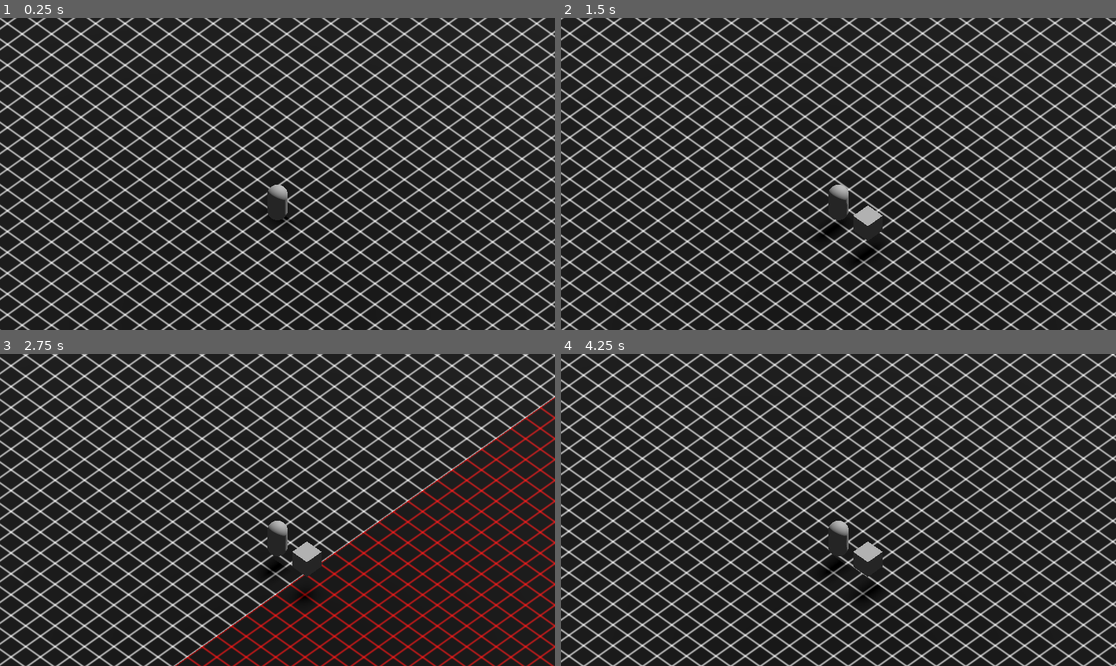
Above: before the commit, frames 1-4 (two rows, left to right).
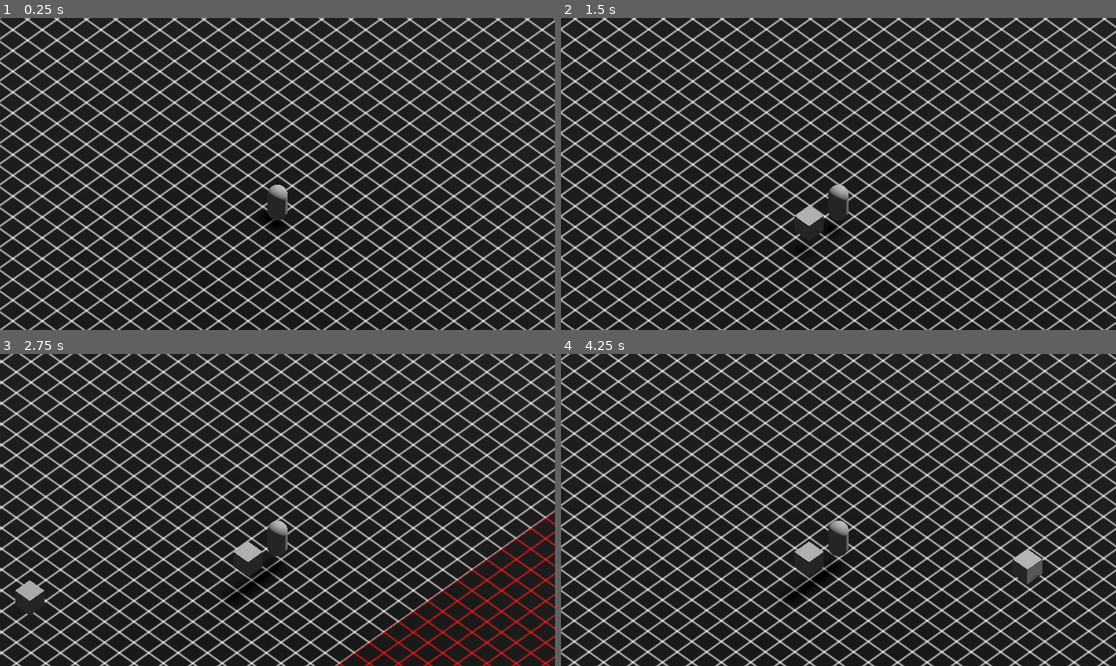
Above: after the commit, the same moments.

Repository: Sprotex/ludum-dare-53
Game: Godot game, scene res://blocks/main_level.tscn
The game is run twice, just before and just after one commit, with the same random seed, the same clock (stepped at 60 frames per second) and the same inputs. Before the commit the project starts from res://main_level.tscn.
Inputs:
- Up to frame 1 (0.25 s): no input
- Up to frame 2 (1.5 s): tap Enter at 0.5 s; hold D (move_right) 0.53-1.28 s; tap E (box_action, bound only after the commit) at 0.6 s; tap Space (box_action, bound only before the commit) at 0.8, 1.35 s; hold S (move_down) from 1.28 s (still down)
- Up to frame 3 (2.75 s): tap E (box_action, bound only after the commit) at 1.55, 2.1 s; release S (move_down) at 2.03 s; hold D (move_right) from 2.03 s (still down); tap Space (box_action, bound only before the commit) at 2.3 s
- Up to frame 4 (4.25 s): release D (move_right) at 2.78 s; hold W (move_up) 2.78-3.53 s; tap Space (box_action, bound only before the commit) at 2.85, 3.8 s; tap E (box_action, bound only after the commit) at 3.05, 3.6 s; hold A (move_left) from 3.53 s (still down)

The runs differ from the first frame. In frame 1, 45% of the frame differs, in the area x 0-100%, y 0-100%; in frame 2, 45%; in frame 3, 46%; in frame 4, 46%.

Commit message:
add box throwing mechanic
refactor project structure
fix using box action immediately
add level references with autoload
add secondary movement input
move box action input to E

Diff:
--- /dev/null
+++ b/blocks/autoload/level_reference.gd
@@ -0,0 +1,3 @@
+extends Node
+
+var level: Node3D
--- a/box/Box.gd
+++ b/blocks/box/Box.gd
@@ -9,5 +9,7 @@
 
 
 func _on_sleeping_state_changed():
+	if not sleeping:
+		return
 	freeze = true
 	was_refrozen_since_instantiation = true
--- a/box/box.tscn
+++ b/blocks/box/box.tscn
@@ -1,6 +1,6 @@
-[gd_scene load_steps=4 format=3 uid="uid://sbw2jbjnjm87"]
+[gd_scene load_steps=4 format=3 uid="uid://kjih6718j3jp"]
 
-[ext_resource type="Script" path="res://box/Box.gd" id="1_rodnd"]
+[ext_resource type="Script" path="res://blocks/box/Box.gd" id="1_cpfrd"]
 
 [sub_resource type="BoxMesh" id="BoxMesh_relkl"]
 
@@ -10,7 +10,7 @@
 transform = Transform3D(1, 0, 0, 0, 1, 0, 0, 0, 1, 0, 0.5, 0)
 freeze = true
 freeze_mode = 1
-script = ExtResource("1_rodnd")
+script = ExtResource("1_cpfrd")
 
 [node name="MeshInstance3D" type="MeshInstance3D" parent="."]
 mesh = SubResource("BoxMesh_relkl")
--- /dev/null
+++ b/blocks/level.gd
@@ -0,0 +1,7 @@
+extends Node3D
+
+@export var player: CharacterBody3D
+@export var boxes: Node3D
+
+func _on_tree_entered():
+	LevelReference.level = self
--- a/main_level.tscn
+++ b/blocks/main_level.tscn
@@ -1,30 +1,38 @@
-[gd_scene load_steps=8 format=3 uid="uid://dcuaocntacvwm"]
+[gd_scene load_steps=9 format=3 uid="uid://dcuaocntacvwm"]
 
-[ext_resource type="Environment" uid="uid://dhvcx7ga4gqn1" path="res://environment/default_environment.tres" id="1_a50hs"]
-[ext_resource type="Material" uid="uid://dxmemggpbjdcl" path="res://environment/unwalkable_grid_material.tres" id="1_as64c"]
-[ext_resource type="Material" uid="uid://ma3cfl75n5he" path="res://environment/grid_material.tres" id="1_u24ok"]
-[ext_resource type="QuadMesh" uid="uid://cferbnk24wm7h" path="res://environment/mesh/100x100_plane.tres" id="2_v3c7u"]
-[ext_resource type="PackedScene" uid="uid://dl4aal8trjgcm" path="res://player/player.tscn" id="3_re8lj"]
-[ext_resource type="QuadMesh" uid="uid://c4m2ij4h8oyln" path="res://environment/mesh/60x60_plane.tres" id="4_4h80b"]
+[ext_resource type="Script" path="res://blocks/level.gd" id="1_f3xqy"]
+[ext_resource type="Material" uid="uid://v3t4seacm44a" path="res://environment/unwalkable_grid_material.tres" id="2_blm38"]
+[ext_resource type="QuadMesh" uid="uid://cferbnk24wm7h" path="res://environment/mesh/100x100_plane.tres" id="3_0qwn0"]
+[ext_resource type="Material" uid="uid://ky8njfao1uyu" path="res://environment/grid_material.tres" id="4_ysmbp"]
+[ext_resource type="QuadMesh" uid="uid://c4m2ij4h8oyln" path="res://environment/mesh/60x60_plane.tres" id="5_o7bnq"]
+[ext_resource type="Environment" uid="uid://dhvcx7ga4gqn1" path="res://environment/default_environment.tres" id="6_fidnt"]
+[ext_resource type="PackedScene" uid="uid://p75r86l51kxp" path="res://blocks/player/player.tscn" id="7_vq8vl"]
 
 [sub_resource type="WorldBoundaryShape3D" id="WorldBoundaryShape3D_xpx8o"]
 
-[node name="MainLevel" type="Node3D"]
+[node name="MainLevel" type="Node3D" node_paths=PackedStringArray("player", "boxes")]
+script = ExtResource("1_f3xqy")
+player = NodePath("Player")
+boxes = NodePath("Boxes")
 
 [node name="Static" type="Node3D" parent="."]
+
+[node name="DirectionalLight3D" type="DirectionalLight3D" parent="Static"]
+transform = Transform3D(1, 0, 0, 0, -0.586924, 0.809642, 0, -0.809642, -0.586924, 15.4268, 4, -9.73874)
+shadow_enabled = true
 
 [node name="Floor" type="StaticBody3D" parent="Static"]
 
 [node name="OtherMeshInstance3D" type="MeshInstance3D" parent="Static/Floor"]
 transform = Transform3D(1, 0, 0, 0, -4.37114e-08, 1, 0, -1, -4.37114e-08, 0, -0.01, 0)
-material_override = ExtResource("1_as64c")
-mesh = ExtResource("2_v3c7u")
+material_override = ExtResource("2_blm38")
+mesh = ExtResource("3_0qwn0")
 skeleton = NodePath("")
 
 [node name="WalkablePlayerMeshInstance3D" type="MeshInstance3D" parent="Static/Floor"]
 transform = Transform3D(1, 0, 0, 0, -4.37114e-08, 1, 0, -1, -4.37114e-08, 0, 0, 0)
-material_override = ExtResource("1_u24ok")
-mesh = ExtResource("4_4h80b")
+material_override = ExtResource("4_ysmbp")
+mesh = ExtResource("5_o7bnq")
 skeleton = NodePath("")
 
 [node name="CollisionShape3D" type="CollisionShape3D" parent="Static/Floor"]
@@ -54,12 +62,11 @@
 [node name="CollisionShape3D" type="CollisionShape3D" parent="Static/Barrier4"]
 shape = SubResource("WorldBoundaryShape3D_xpx8o")
 
-[node name="WorldEnvironment" type="WorldEnvironment" parent="."]
-environment = ExtResource("1_a50hs")
+[node name="WorldEnvironment" type="WorldEnvironment" parent="Static"]
+environment = ExtResource("6_fidnt")
 
-[node name="DirectionalLight3D" type="DirectionalLight3D" parent="."]
-transform = Transform3D(1, 0, 0, 0, -0.586924, 0.809642, 0, -0.809642, -0.586924, 15.4268, 4, -9.73874)
-shadow_enabled = true
+[node name="Boxes" type="Node3D" parent="."]
 
-[node name="Player" parent="." instance=ExtResource("3_re8lj")]
-transform = Transform3D(1, 0, 0, 0, 1, 0, 0, 0, 1, 5.48514, 1, 14.1178)
+[node name="Player" parent="." instance=ExtResource("7_vq8vl")]
+
+[connection signal="tree_entered" from="." to="." method="_on_tree_entered"]
--- a/player/BoxCreator.gd
+++ b/blocks/player/BoxCreator.gd
@@ -15,4 +15,4 @@
 		return
 	if box_weilder.has_box():
 		return
-	create()
+	create.call_deferred()
--- /dev/null
+++ b/blocks/player/BoxThrower.gd
@@ -0,0 +1,18 @@
+extends Node
+
+@export var box_weilder: BoxWeilder
+
+func throw_box() -> void:
+	var box = box_weilder.get_and_reset_box()
+	box.freeze = false
+	var box_global_position = box.global_position
+	box.get_parent().remove_child(box)
+	LevelReference.level.boxes.add_child(box)
+	box.global_position = box_global_position
+
+func _process(delta: float) -> void:
+	if not Input.is_action_just_pressed("box_action"):
+		return
+	if not box_weilder.has_box():
+		return
+	throw_box.call_deferred()
--- /dev/null
+++ b/blocks/player/BoxWeilder.gd
@@ -0,0 +1,22 @@
+extends Node3D
+
+class_name BoxWeilder
+
+var current_box: Box = null
+
+
+func has_box() -> bool:
+	return current_box != null
+
+
+func get_and_reset_box() -> Box:
+	var box = current_box
+	current_box = null
+	return box
+
+
+func set_box(box: Box) -> void:
+	if box.get_parent() == null:
+		box.position = position
+		add_child(box)
+	current_box = box
--- a/player/player.tscn
+++ b/blocks/player/player.tscn
@@ -1,10 +1,11 @@
-[gd_scene load_steps=8 format=3 uid="uid://dl4aal8trjgcm"]
+[gd_scene load_steps=9 format=3 uid="uid://p75r86l51kxp"]
 
-[ext_resource type="Script" path="res://player/walking.gd" id="1_6l78a"]
-[ext_resource type="Script" path="res://player/BoxWeilder.gd" id="2_yu8vk"]
-[ext_resource type="Script" path="res://player/BoxSceneHolder.gd" id="3_j6j62"]
-[ext_resource type="PackedScene" uid="uid://ctdrkok21fmk8" path="res://box/box.tscn" id="4_2dn4k"]
-[ext_resource type="Script" path="res://player/BoxCreator.gd" id="4_kgkdh"]
+[ext_resource type="Script" path="res://blocks/player/walking.gd" id="1_rb7po"]
+[ext_resource type="Script" path="res://blocks/player/BoxWeilder.gd" id="2_nvbw7"]
+[ext_resource type="Script" path="res://blocks/player/BoxSceneHolder.gd" id="3_rn3dv"]
+[ext_resource type="PackedScene" uid="uid://kjih6718j3jp" path="res://blocks/box/box.tscn" id="4_dpmvk"]
+[ext_resource type="Script" path="res://blocks/player/BoxCreator.gd" id="5_dmfag"]
+[ext_resource type="Script" path="res://blocks/player/BoxThrower.gd" id="6_gnxec"]
 
 [sub_resource type="CapsuleShape3D" id="CapsuleShape3D_6vbtk"]
 
@@ -28,7 +29,7 @@
 skeleton = NodePath("../..")
 
 [node name="Walking" type="Node" parent="." node_paths=PackedStringArray("body", "camera")]
-script = ExtResource("1_6l78a")
+script = ExtResource("1_rb7po")
 body = NodePath("..")
 camera = NodePath("../Camera3D")
 speed = 15.0
@@ -36,16 +37,18 @@
 [node name="BoxLogic" type="Node3D" parent="."]
 
 [node name="BoxWeilder" type="Node3D" parent="BoxLogic"]
-transform = Transform3D(1, 0, 0, 0, 1, 0, 0, 0, 1, 1, 0, 0)
-script = ExtResource("2_yu8vk")
+transform = Transform3D(1, 0, 0, 0, 1, 0, 0, 0, 1, 0, 0, 1)
+script = ExtResource("2_nvbw7")
 
 [node name="BoxSceneHolder" type="Node" parent="BoxLogic"]
-script = ExtResource("3_j6j62")
-box_scene = ExtResource("4_2dn4k")
+script = ExtResource("3_rn3dv")
+box_scene = ExtResource("4_dpmvk")
 
 [node name="BoxCreator" type="Node" parent="BoxLogic" node_paths=PackedStringArray("box_weilder", "box_scene_holder")]
-script = ExtResource("4_kgkdh")
+script = ExtResource("5_dmfag")
 box_weilder = NodePath("../BoxWeilder")
 box_scene_holder = NodePath("../BoxSceneHolder")
 
-[node name="BoxThrower" type="Node" parent="BoxLogic"]
+[node name="BoxThrower" type="Node" parent="BoxLogic" node_paths=PackedStringArray("box_weilder")]
+script = ExtResource("6_gnxec")
+box_weilder = NodePath("../BoxWeilder")
--- a/environment/grid_material.tres
+++ b/environment/grid_material.tres
@@ -1,6 +1,6 @@
-[gd_resource type="StandardMaterial3D" load_steps=2 format=3 uid="uid://ma3cfl75n5he"]
+[gd_resource type="StandardMaterial3D" load_steps=2 format=3 uid="uid://ky8njfao1uyu"]
 
-[ext_resource type="Texture2D" uid="uid://buwh3gdu7wknm" path="res://square.png" id="1_4rdis"]
+[ext_resource type="Texture2D" uid="uid://buwh3gdu7wknm" path="res://assets/square.png" id="1_4rdis"]
 
 [resource]
 albedo_texture = ExtResource("1_4rdis")
--- a/environment/unwalkable_grid_material.tres
+++ b/environment/unwalkable_grid_material.tres
@@ -1,6 +1,6 @@
-[gd_resource type="StandardMaterial3D" load_steps=2 format=3 uid="uid://dxmemggpbjdcl"]
+[gd_resource type="StandardMaterial3D" load_steps=2 format=3 uid="uid://v3t4seacm44a"]
 
-[ext_resource type="Texture2D" uid="uid://buwh3gdu7wknm" path="res://square.png" id="1_fg77t"]
+[ext_resource type="Texture2D" uid="uid://buwh3gdu7wknm" path="res://assets/square.png" id="1_fg77t"]
 
 [resource]
 albedo_color = Color(1, 0, 0, 1)
--- a/player/BoxWeilder.gd
+++ /dev/null
@@ -1,16 +0,0 @@
-extends Node3D
-
-class_name BoxWeilder
-
-var current_box = null
-
-
-func has_box() -> bool:
-	return current_box != null
-
-
-func set_box(box: Node3D) -> void:
-	current_box = box
-	if box.get_parent() == null:
-		box.position = position
-		add_child(box)
--- a/project.godot
+++ b/project.godot
@@ -11,9 +11,13 @@
 [application]
 
 config/name="Ludum dare 53"
-run/main_scene="res://main_level.tscn"
+run/main_scene="res://blocks/main_level.tscn"
 config/features=PackedStringArray("4.0", "Forward Plus")
-config/icon="res://icon.svg"
+config/icon="res://assets/icon.svg"
+
+[autoload]
+
+LevelReference="*res://blocks/autoload/level_reference.gd"
 
 [input]
 
@@ -21,24 +25,28 @@
 "deadzone": 0.5,
 "events": [Object(InputEventKey,"resource_local_to_scene":false,"resource_name":"","device":0,"window_id":0,"alt_pressed":false,"shift_pressed":false,"ctrl_pressed":false,"meta_pressed":false,"pressed":false,"keycode":0,"physical_keycode":87,"key_label":0,"unicode":0,"echo":false,"script":null)
 , Object(InputEventJoypadMotion,"resource_local_to_scene":false,"resource_name":"","device":-1,"axis":1,"axis_value":-1.0,"script":null)
+, Object(InputEventKey,"resource_local_to_scene":false,"resource_name":"","device":-1,"window_id":0,"alt_pressed":false,"shift_pressed":false,"ctrl_pressed":false,"meta_pressed":false,"pressed":false,"keycode":0,"physical_keycode":4194320,"key_label":0,"unicode":0,"echo":false,"script":null)
 ]
 }
 move_down={
 "deadzone": 0.5,
 "events": [Object(InputEventKey,"resource_local_to_scene":false,"resource_name":"","device":-1,"window_id":0,"alt_pressed":false,"shift_pressed":false,"ctrl_pressed":false,"meta_pressed":false,"pressed":false,"keycode":0,"physical_keycode":83,"key_label":0,"unicode":115,"echo":false,"script":null)
 , Object(InputEventJoypadMotion,"resource_local_to_scene":false,"resource_name":"","device":-1,"axis":1,"axis_value":1.0,"script":null)
+, Object(InputEventKey,"resource_local_to_scene":false,"resource_name":"","device":-1,"window_id":0,"alt_pressed":false,"shift_pressed":false,"ctrl_pressed":false,"meta_pressed":false,"pressed":false,"keycode":0,"physical_keycode":4194322,"key_label":0,"unicode":0,"echo":false,"script":null)
 ]
 }
 move_left={
 "deadzone": 0.5,
 "events": [Object(InputEventKey,"resource_local_to_scene":false,"resource_name":"","device":-1,"window_id":0,"alt_pressed":false,"shift_pressed":false,"ctrl_pressed":false,"meta_pressed":false,"pressed":false,"keycode":0,"physical_keycode":65,"key_label":0,"unicode":97,"echo":false,"script":null)
 , Object(InputEventJoypadMotion,"resource_local_to_scene":false,"resource_name":"","device":-1,"axis":0,"axis_value":-1.0,"script":null)
+, Object(InputEventKey,"resource_local_to_scene":false,"resource_name":"","device":-1,"window_id":0,"alt_pressed":false,"shift_pressed":false,"ctrl_pressed":false,"meta_pressed":false,"pressed":false,"keycode":0,"physical_keycode":4194319,"key_label":0,"unicode":0,"echo":false,"script":null)
 ]
 }
 move_right={
 "deadzone": 0.5,
 "events": [Object(InputEventKey,"resource_local_to_scene":false,"resource_name":"","device":-1,"window_id":0,"alt_pressed":false,"shift_pressed":false,"ctrl_pressed":false,"meta_pressed":false,"pressed":false,"keycode":0,"physical_keycode":68,"key_label":0,"unicode":100,"echo":false,"script":null)
 , Object(InputEventJoypadMotion,"resource_local_to_scene":false,"resource_name":"","device":-1,"axis":0,"axis_value":1.0,"script":null)
+, Object(InputEventKey,"resource_local_to_scene":false,"resource_name":"","device":-1,"window_id":0,"alt_pressed":false,"shift_pressed":false,"ctrl_pressed":false,"meta_pressed":false,"pressed":false,"keycode":0,"physical_keycode":4194321,"key_label":0,"unicode":0,"echo":false,"script":null)
 ]
 }
 jump={
@@ -49,7 +57,7 @@
 }
 box_action={
 "deadzone": 0.5,
-"events": [Object(InputEventKey,"resource_local_to_scene":false,"resource_name":"","device":-1,"window_id":0,"alt_pressed":false,"shift_pressed":false,"ctrl_pressed":false,"meta_pressed":false,"pressed":false,"keycode":0,"physical_keycode":32,"key_label":0,"unicode":32,"echo":false,"script":null)
+"events": [Object(InputEventKey,"resource_local_to_scene":false,"resource_name":"","device":-1,"window_id":0,"alt_pressed":false,"shift_pressed":false,"ctrl_pressed":false,"meta_pressed":false,"pressed":false,"keycode":0,"physical_keycode":69,"key_label":0,"unicode":101,"echo":false,"script":null)
 , Object(InputEventJoypadButton,"resource_local_to_scene":false,"resource_name":"","device":-1,"button_index":1,"pressure":0.0,"pressed":true,"script":null)
 ]
 }
Renamed: icon.svg -> assets/icon.svg
Not shown, changed: assets/icon.svg.import
Renamed: square.png -> assets/square.png
Not shown, changed: assets/square.png.import
Renamed: player/BoxSceneHolder.gd -> blocks/player/BoxSceneHolder.gd
Renamed: player/walking.gd -> blocks/player/walking.gd
